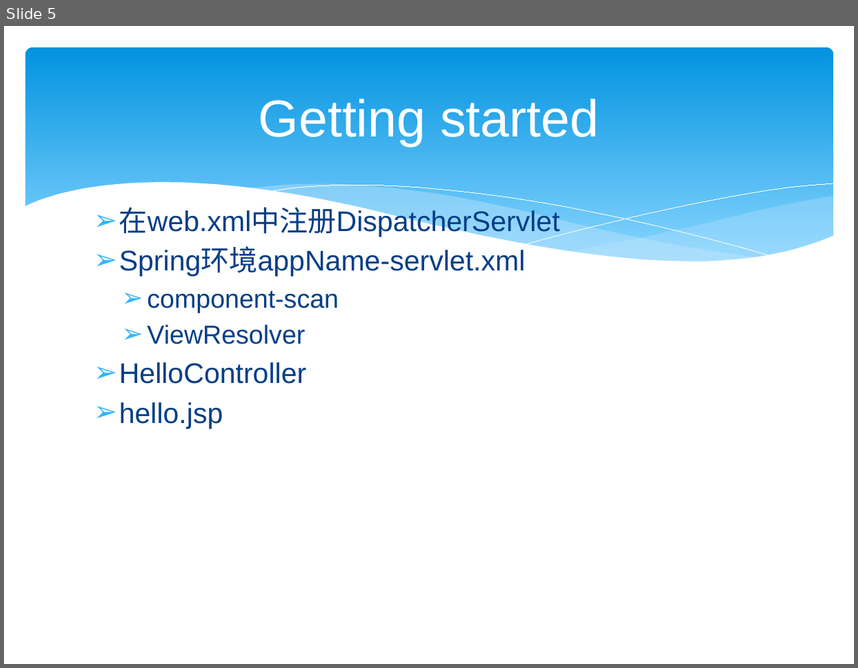
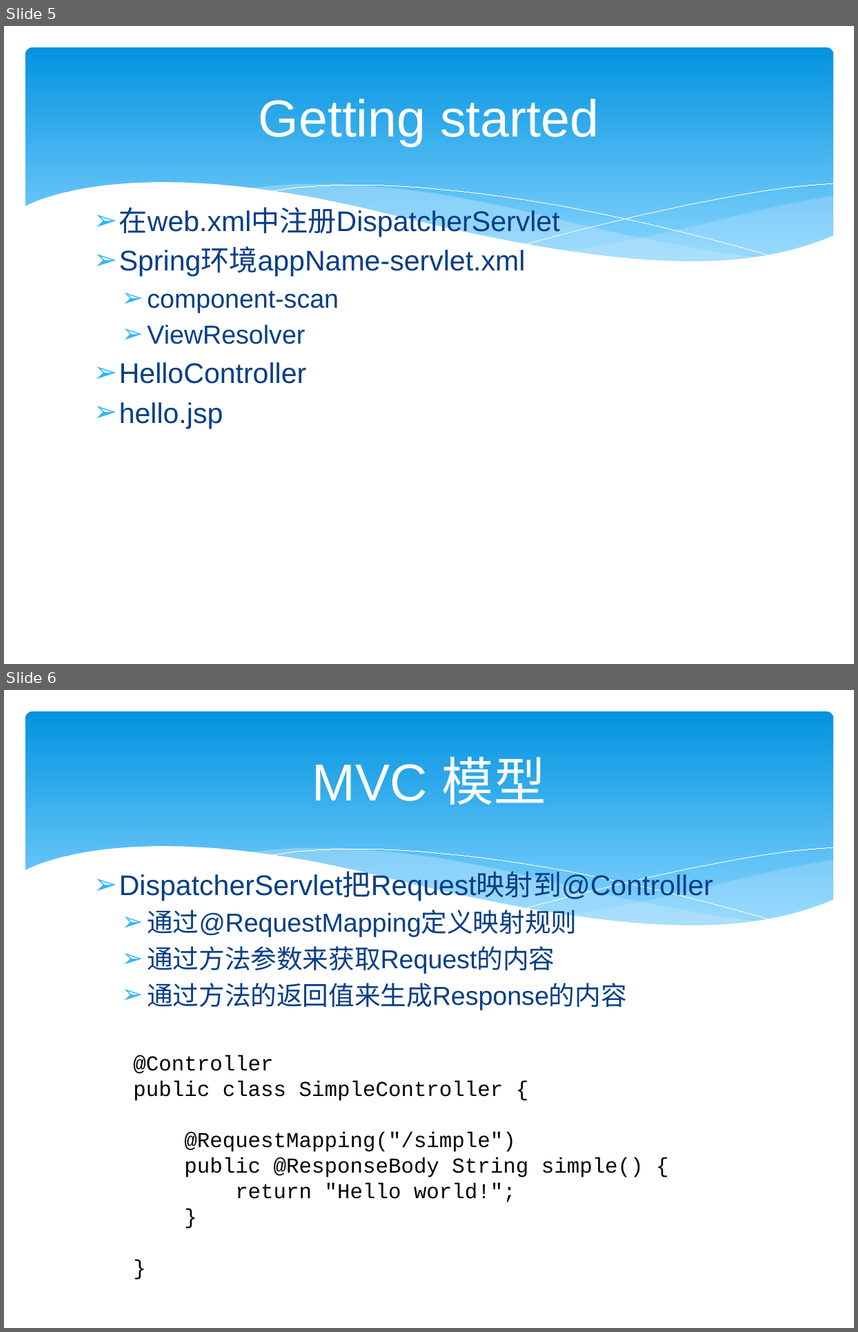
Before and after one commit to zjumty/spring-mvc-showcase, a slide deck: SpringMVC3.pptx. Shown one above the other, each under a label of ours: slide 5 before the commit, slides 5 and 6 after it. The pictures are 858x668 and 858x1332 pixels, drawn with LibreOffice and Linux fonts; fonts in the diff are those of the drawing. Boxes give left, top, right and bottom in pixels: in the first picture for what was removed or moved away, otherwise in the second. Text is boxed around its words. In the diff, an @@ line names an element or a change of style, - is before the commit and + after.

```diff
--- a/SpringMVC3.pptx
+++ b/SpringMVC3.pptx
@@ slide 6 added at [4, 690, 854, 1328], background #FFFFFF; not listed: 6 template elements that a slide beside it also shows @@
@@ title added at [312, 757, 546, 805], 44 pt, text #FFFFFF @@
+MVC 模型
@@ text added at [119, 872, 713, 1010], 22 pt, text #073E87 @@
+➢ DispatcherServlet把Request映射到@Controller
+  ➢ 通过@RequestMapping定义映射规则
+  ➢ 通过方法参数来获取Request的内容
+  ➢ 通过方法的返回值来生成Response的内容
@@ text added at [133, 1055, 644, 1202], 18 pt, text #000000 @@
+@Controller
+public class SimpleController {
+@RequestMapping("/simple")
+public @ResponseBody String simple() {
+return "Hello world!";
+}
+}
```
Also in this commit, not shown: 1 other slide added, 1 slide removed, 37 other files.
